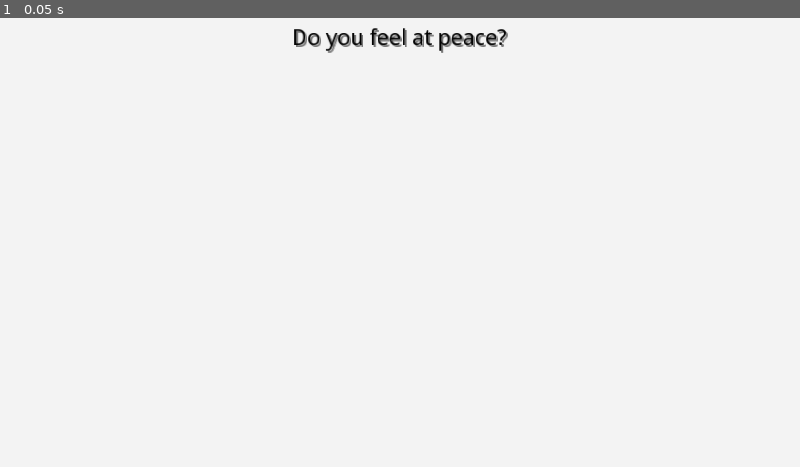
Above: before the commit, frame 1.
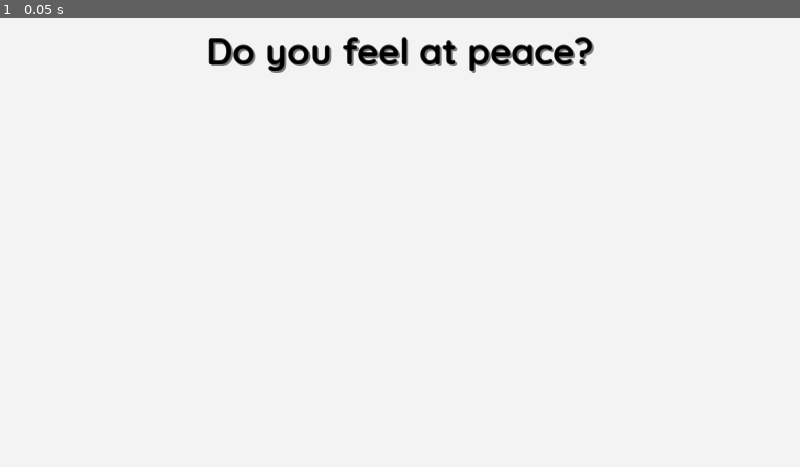
Above: after the commit, the same moment.

Repository: Cepukka/HEX
Game: Godot game, scene res://Scene/GUI/gui-scene10.tscn
Two runs of this game, one before a commit and one after it. Both use one fixed random seed, a clock stepped at 60 frames per second and the inputs below. This scene is started directly instead of the project's main scene.
Inputs:
- Up to frame 1 (0.05 s): no input

The runs differ from the first frame. In frame 1, 2.1% of the frame differs, in the area x 26-75%, y 2-13%.

Commit message:
Add first game scene

Diff:
--- a/Resource/Theme/Quicksand-font.tres
+++ b/Resource/Theme/Quicksand-font.tres
@@ -8,4 +8,4 @@
 use_mipmaps = true
 use_filter = true
 font_data = ExtResource( 1 )
-_sections_unfolded = [ "Settings" ]
+_sections_unfolded = [ "Extra Spacing", "Font", "Settings" ]
--- a/Scene/GUI/gui-scene-template.tscn
+++ b/Scene/GUI/gui-scene-template.tscn
@@ -1,6 +1,8 @@
-[gd_scene format=2]
+[gd_scene load_steps=2 format=2]
 
-[node name="GuiRoot" type="Control" index="0"]
+[ext_resource path="res://Resource/Theme/basic.theme" type="Theme" id=1]
+
+[node name="GuiRoot" type="Control"]
 
 anchor_left = 0.0
 anchor_top = 0.0
@@ -41,7 +43,7 @@
 margin_left = 10.0
 margin_top = 10.0
 margin_right = 844.0
-margin_bottom = 35.0
+margin_bottom = 60.0
 rect_pivot_offset = Vector2( 0, 0 )
 rect_clip_content = false
 mouse_filter = 0
@@ -57,15 +59,16 @@
 anchor_top = 0.0
 anchor_right = 0.0
 anchor_bottom = 0.0
-margin_left = 353.0
-margin_right = 481.0
-margin_bottom = 25.0
+margin_left = 303.0
+margin_right = 530.0
+margin_bottom = 50.0
 rect_pivot_offset = Vector2( 0, 0 )
 rect_clip_content = false
 mouse_filter = 2
 mouse_default_cursor_shape = 0
 size_flags_horizontal = 1
 size_flags_vertical = 4
+theme = ExtResource( 1 )
 custom_colors/font_color = Color( 0, 0, 0, 1 )
 custom_colors/font_color_shadow = Color( 0.472656, 0.472656, 0.472656, 1 )
 text = "<Template>"
@@ -74,4 +77,4 @@
 percent_visible = 1.0
 lines_skipped = 0
 max_lines_visible = -1
-_sections_unfolded = [ "Theme", "custom_colors" ]
+_sections_unfolded = [ "Anchor", "Focus", "Grow Direction", "Hint", "Margin", "Material", "Mouse", "Pause", "Rect", "Size Flags", "Theme", "Visibility", "custom_colors" ]
--- a/Scene/GUI/gui-scene2.tscn
+++ b/Scene/GUI/gui-scene2.tscn
@@ -2,10 +2,10 @@
 
 [ext_resource path="res://Scene/GUI/gui-scene-template.tscn" type="PackedScene" id=1]
 
-[node name="GuiRoot" index="0" instance=ExtResource( 1 )]
+[node name="GuiRoot" instance=ExtResource( 1 )]
 
 [node name="Text" parent="MarginContainer/CenterContainer" index="0"]
 
-margin_left = 343.0
-margin_right = 490.0
+margin_left = 284.0
+margin_right = 549.0
 text = "Who are you?"
--- /dev/null
+++ b/Scene/scene1.tscn
@@ -0,0 +1,7 @@
+[gd_scene load_steps=2 format=2]
+
+[ext_resource path="res://Scene/GUI/gui-scene2.tscn" type="PackedScene" id=1]
+
+[node name="Root" type="Node" index="0"]
+
+[node name="GuiRoot" parent="." index="0" instance=ExtResource( 1 )]
Binary file changed: Resource/Theme/basic.theme
